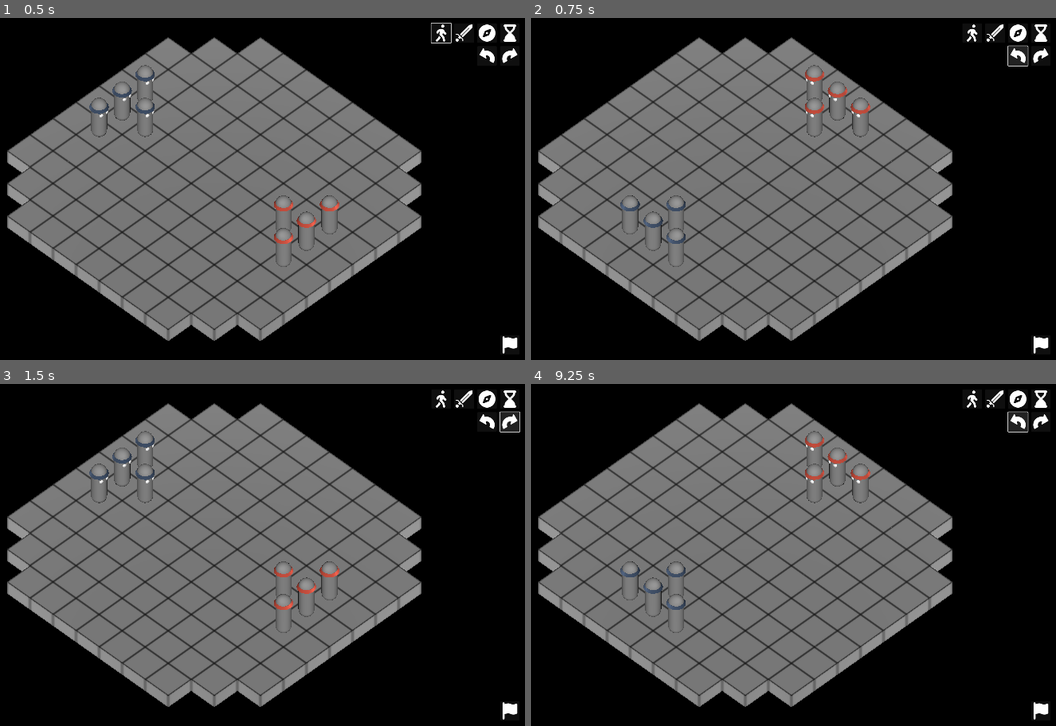
Above: before the commit, frames 1-4 (two rows, left to right).
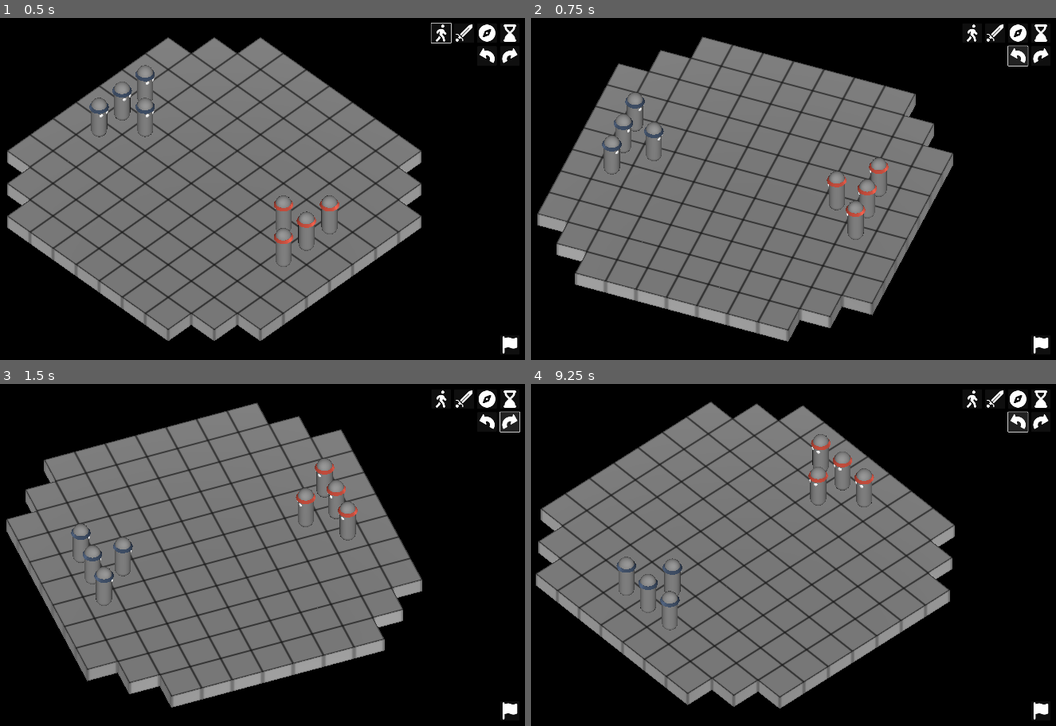
Above: after the commit, the same moments.

Repository: telmotrooper/meagre-tactics
Game: Godot game, scene res://main.tscn
Two runs of this game, one before a commit and one after it. Both use one fixed random seed, a clock stepped at 60 frames per second and the inputs below.
Inputs (mouse positions are in pixels of both pictures, inside the frame that each line leads up to):
- Up to frame 1 (0.5 s): no input
- Up to frame 2 (0.75 s): click (1019, 55) at 0.5 s
- Up to frame 3 (1.5 s): click (509, 421) at 1.25 s
- Up to frame 4 (9.25 s): click (972, 397) at 2 s; click (993, 397) at 2.75 s; click (1019, 397) at 3.5 s; click (1040, 397) at 4.25 s; click (1040, 712) at 5 s; click (972, 397) at 5.75 s; click (993, 397) at 6.5 s; click (1019, 397) at 7.25 s; click (1040, 397) at 8 s; click (1019, 421) at 8.75 s

Frame 1 is identical in both runs. In frame 2, 19% of the frame differs, in the area x 1-81%, y 5-95%; in frame 3, 19%; in frame 4, 14%.

Commit message:
animated camera rotation (#17)
* animated camera rotation

* prevent simultaneos camera rotations

Diff:
--- a/camera_pivot.gd
+++ b/camera_pivot.gd
@@ -1,4 +1,12 @@
 extends Node3D
 
+var busy := false
+
 func rotate_camera(degrees: float) -> void:
-	rotation_degrees.y += degrees
+	if busy:
+		return
+	busy = true
+
+	var tween := create_tween().set_trans(Tween.TRANS_QUAD)
+	tween.tween_property(self, "rotation_degrees", rotation_degrees + Vector3(0,degrees,0), 0.5)
+	tween.tween_callback(func(): busy = false)
